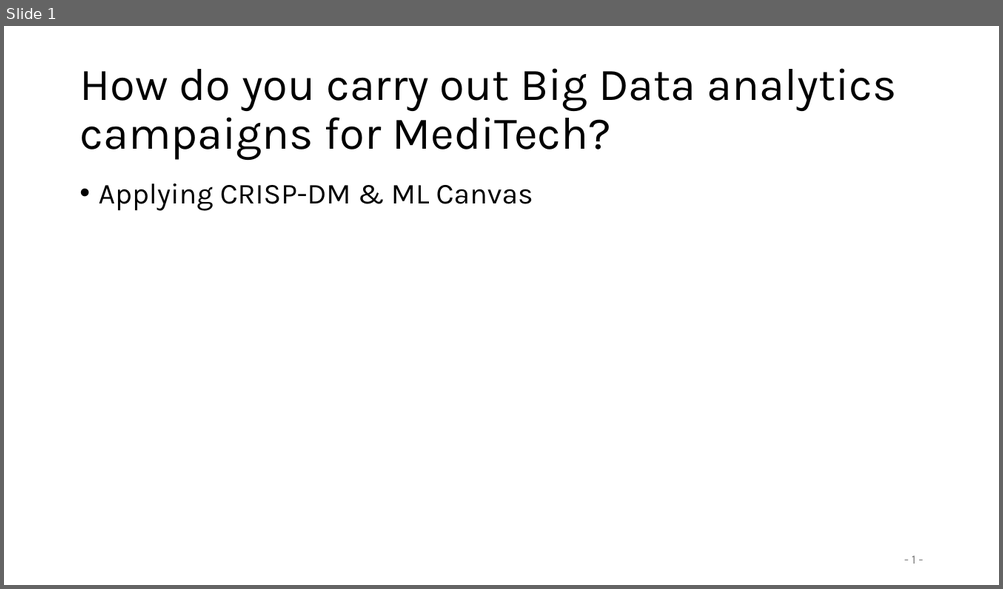
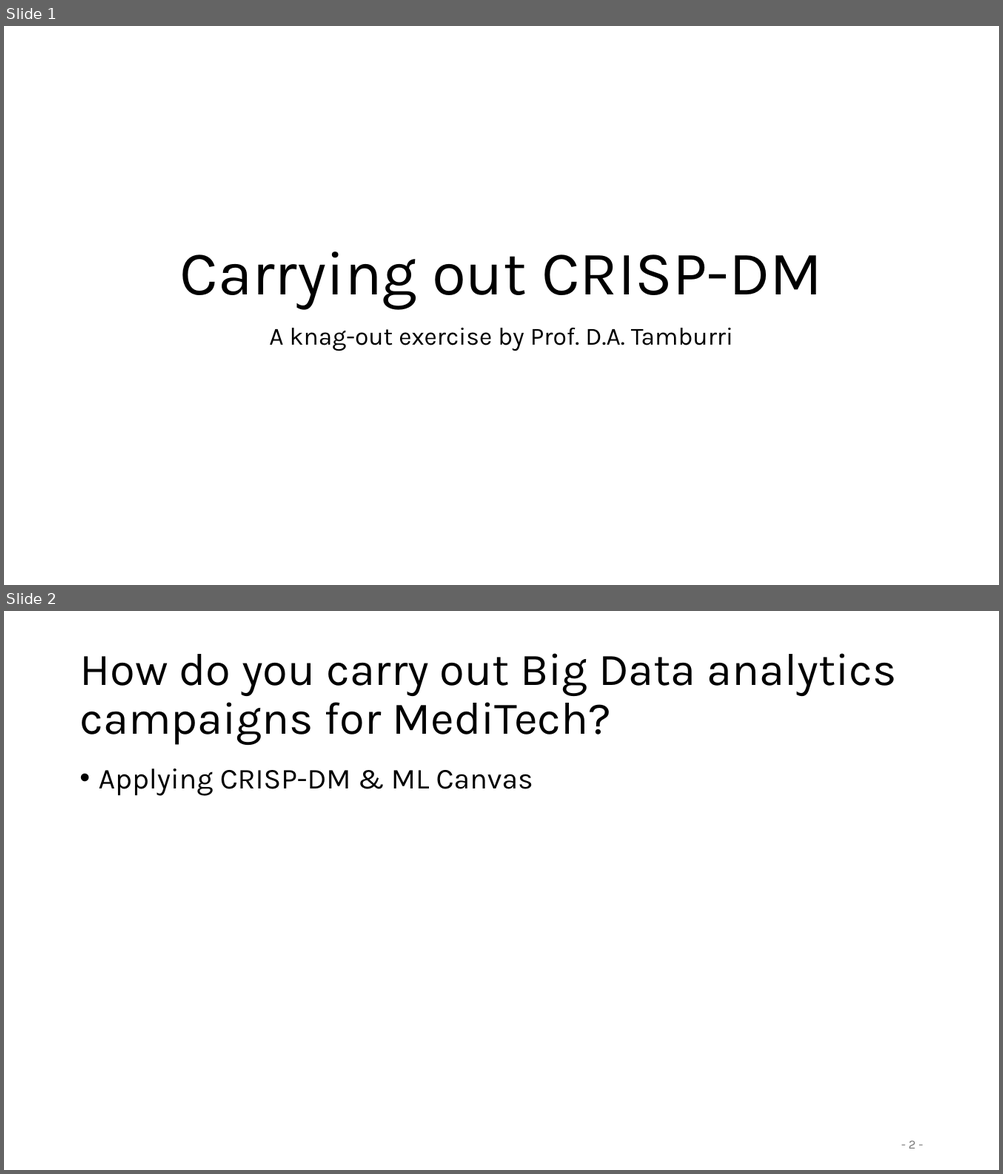
Before and after one commit to maelstromdat/MediTechBigData, a slide deck: 3. Esercitazione- Planning & Executing an Analytics Campaign.pptx. Shown one above the other, each under a label of ours: slide 1 before the commit, slides 1 and 2 after it. The pictures are 1003x589 and 1003x1174 pixels, drawn with LibreOffice and Linux fonts; fonts in the diff are those of the drawing. Boxes give left, top, right and bottom in pixels: in the first picture for what was removed or moved away, otherwise in the second. Text is boxed around its words. In the diff, an @@ line names an element or a change of style, - is before the commit and + after.

```diff
--- a/3. Esercitazione- Planning & Executing an Analytics Campaign.pptx
+++ b/3. Esercitazione- Planning & Executing an Analytics Campaign.pptx
@@ slide 1 added at (4, 26, 999, 585), background #FFFFFF @@
@@ title added at (180, 252, 822, 309), 60 pt, text #000000 @@
+Carrying out CRISP-DM
@@ subtitle added at (269, 328, 733, 352), 24 pt, text #000000 @@
+A knag-out exercise by Prof. D.A. Tamburri
@@ what was slide 1 is now slide 2 @@
@@ page number at (908, 1141, 916, 1149): text changed @@
-- 1 -
+- 2 -
```
Also in this commit, not shown: 1 slide changed, 1 other slide added, 2 slides removed, 1 other file.
